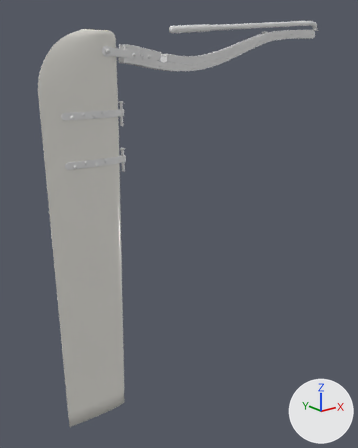
One commit to the FBX model Inputs/j22-hero/fbx/SM_J22H_Rudder.fbx: the scene before it, then after it.
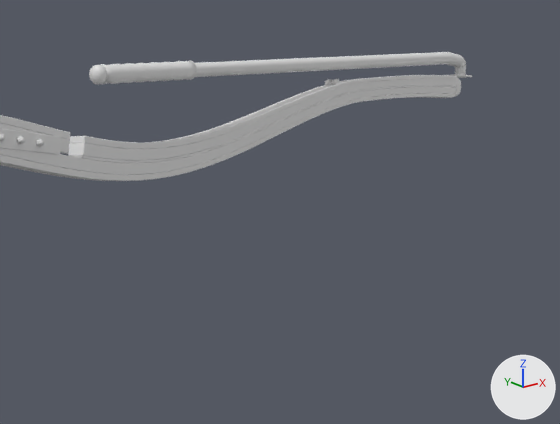
Each version appears first whole from a 50 mm lens placed at (-1.17, -1.87, 0.65), pointed at (0.36, 0.06, -0.12), and next in a close-up on the part from 37% to 99% of the width and 0% to 37% of the height. Lighting does not change. The marker at lower right points along +X, +Y and +Z. The last two pictures show the newer version. Where no turn or scale is listed for an object, it has been applied to the vertices. Vertices at exactly the same position are counted once.

Before the edit, the objects in view are built like this:
```python
me_sm_j22h_rudder_001 = bpy.data.meshes.new('SM_J22H_Rudder.001')
me_sm_j22h_rudder_001.from_pydata(...)  # 15974 vertices, 15910 faces; spans x -0.37..1.32, y -0.04..0.03, z -0.98..0.91
# faces by material slot: [9723, 2070, 1116, 3001]
me_sm_j22h_rudder_001.materials.append(mat_j22h_packmetal)  # white #e7e7e7
me_sm_j22h_rudder_001.materials.append(mat_j22h_rudder)
me_sm_j22h_rudder_001.materials.append(mat_j22h_packwood)  # white #e7e7e7
me_sm_j22h_rudder_001.materials.append(mat_j22h_packplastic)  # white #e7e7e7
ob_sm_j22h_rudder = bpy.data.objects.new('SM_J22H_Rudder', me_sm_j22h_rudder_001)
ob_sm_j22h_rudder.location = (0.0, 0.0, 0.0)
```
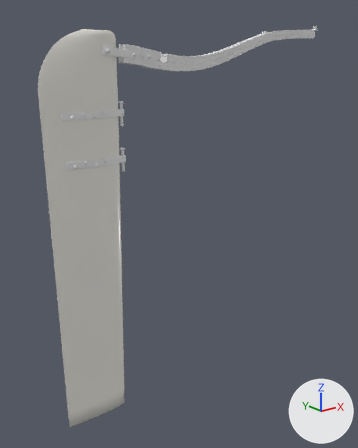
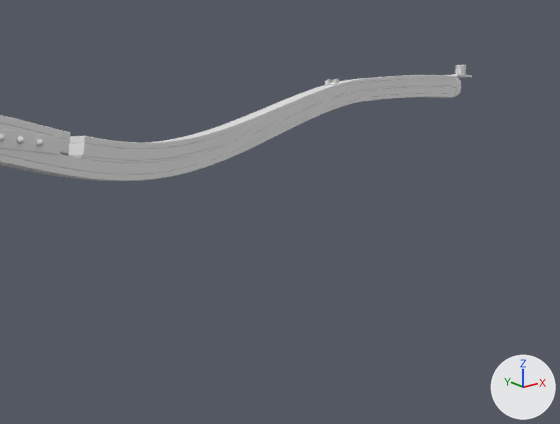
What the commit changed:
me_sm_j22h_rudder_001 is used by ob_sm_j22h_rudder; location (0.0, 0.0, 0.0).
me_sm_j22h_rudder_001 had 15974 vertices, 15910 faces and spanned x -0.37..1.32, y -0.04..0.03, z -0.98..0.91.
me_sm_j22h_rudder_001 now has 15300 vertices, 15292 faces and spans x -0.37..1.32, y -0.04..0.03, z -0.98..0.88.
me_sm_j22h_rudder_001 part 1: the loose piece of 340 vertices spanning x 0.29..0.5, y -0.02..0.02, z 0.8..0.85 is deleted.
me_sm_j22h_rudder_001 part 2: the loose piece of 234 vertices spanning x 0.28..1.31, y -0.01..0.01, z 0.81..0.91 is deleted.
me_sm_j22h_rudder_001 part 3: the loose piece of 100 vertices spanning x 0.27..0.29, y -0.02..0.02, z 0.8..0.83 is deleted.

What differs and where, as boxes [x1, y1, x2, y2] in the close-ups (560 x 424 px):
'SM_J22H_Rudder', reshaped
    before: [0, 52, 472, 181]
    after: [0, 65, 472, 181]
part 1 of me_sm_j22h_rudder_001, deleted
    before: [100, 61, 197, 84]
part 2 of me_sm_j22h_rudder_001, deleted
    before: [195, 52, 466, 77]
part 3 of me_sm_j22h_rudder_001, deleted
    before: [89, 65, 107, 84]
